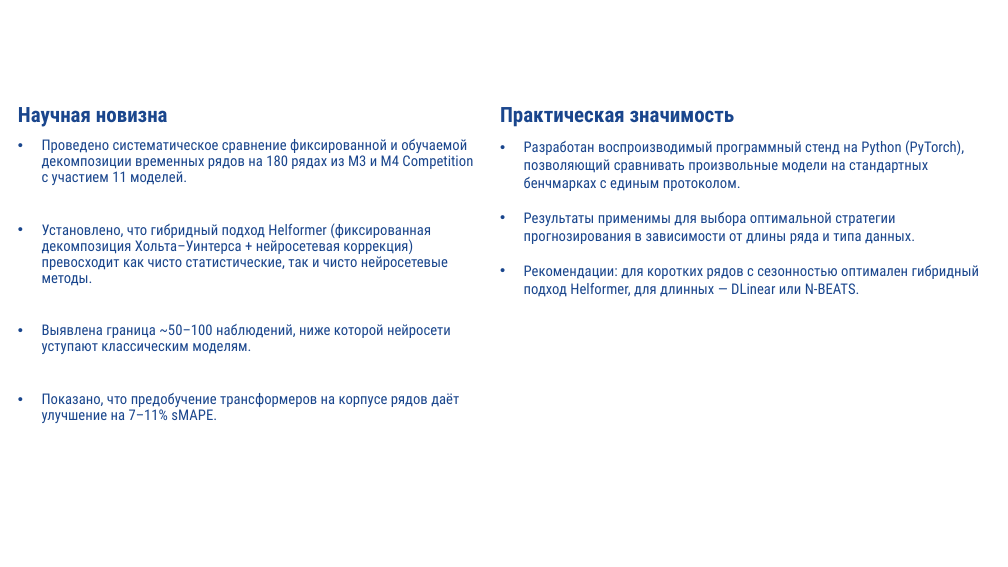
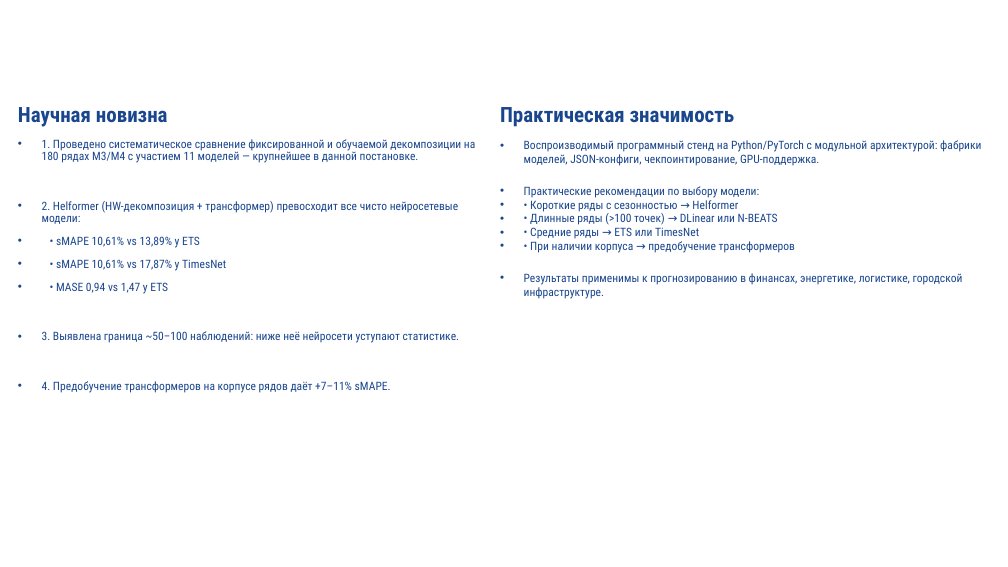
Before and after one commit to Prost444/Hybrid-models-for-TS-processing, a slide deck: slide 3 of docs/Lazarev-Presentation-VIK-25-26-updated.pptx. Drawn at 1008x567 pixels with LibreOffice and Linux fonts; fonts in the diff are those of the drawing; background and template pictures are left out. Boxes give left, top, right and bottom in pixels: in the first picture for what was removed or moved away, otherwise in the second. Text is boxed around its words. In the diff, an @@ line names an element or a change of style, - is before the commit and + after.

```diff
--- a/docs/Lazarev-Presentation-VIK-25-26-updated.pptx
+++ b/docs/Lazarev-Presentation-VIK-25-26-updated.pptx
@@ text at (x1=42, y1=139, x2=475, y2=393): text changed; size 14 to 11 pt @@
-• Проведено систематическое сравнение фиксированной и обучаемой декомпозиции временных рядов на 180 рядах из M3 и M4 Competition с участием 11 моделей.
-• Установлено, что гибридный подход Helformer (фиксированная декомпозиция Хольта–Уинтерса + нейросетевая коррекция) превосходит как чисто статистические, так и чисто нейросетевые методы.
-• Выявлена граница ~50–100 наблюдений, ниже которой нейросети уступают классическим моделям.
-• Показано, что предобучение трансформеров на корпусе рядов даёт улучшение на 7–11% sMAPE.
+• 1. Проведено систематическое сравнение фиксированной и обучаемой декомпозиции на 180 рядах M3/M4 с участием 11 моделей — крупнейшее в данной постановке.
+• 2. Helformer (HW-декомпозиция + трансформер) превосходит все чисто нейросетевые модели:
+• • sMAPE 10,61% vs 13,89% у ETS
+• • sMAPE 10,61% vs 17,87% у TimesNet
+• • MASE 0,94 vs 1,47 у ETS
+• 3. Выявлена граница ~50–100 наблюдений: ниже неё нейросети уступают статистике.
+• 4. Предобучение трансформеров на корпусе рядов даёт +7–11% sMAPE.
@@ text at (x1=524, y1=140, x2=981, y2=299): text changed; size 14 to 11 pt @@
-• Разработан воспроизводимый программный стенд на Python (PyTorch), позволяющий сравнивать произвольные модели на стандартных бенчмарках с единым протоколом.
-• Результаты применимы для выбора оптимальной стратегии прогнозирования в зависимости от длины ряда и типа данных.
-• Рекомендации: для коротких рядов с сезонностью оптимален гибридный подход Helformer, для длинных — DLinear или N-BEATS.
+• Воспроизводимый программный стенд на Python/PyTorch с модульной архитектурой: фабрики моделей, JSON-конфиги, чекпоинтирование, GPU-поддержка.
+• Практические рекомендации по выбору модели:
+• • Короткие ряды с сезонностью → Helformer
+• • Длинные ряды (>100 точек) → DLinear или N-BEATS
+• • Средние ряды → ETS или TimesNet
+• • При наличии корпуса → предобучение трансформеров
+• Результаты применимы к прогнозированию в финансах, энергетике, логистике, городской инфраструктуре.
```
Also in this commit, not shown: 3 other slides changed, 4 slides added, 3 other files.
